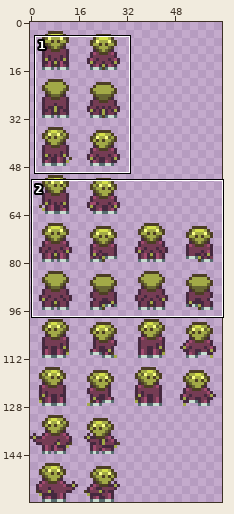
Sprite sheet: characters/Reptiles/Child/base_sprite.png. Above: a wide view before the commit, with the close-up outlined.
Close-up. First the earlier version:
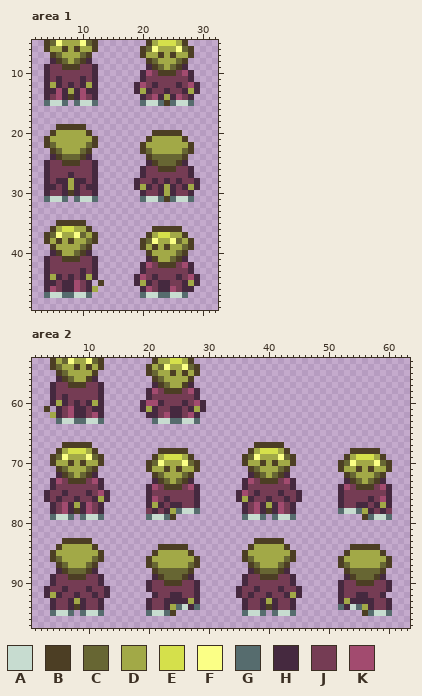
The file is 64x160 pixels. Shown: area 1: x 2..32, y 5..49; area 2: x 1..63, y 53..97. The commit also changed other parts of the picture, which this record leaves out.
Palette (. is transparent): A #c7dcd0  B #4c3e24  C #676633  D #a2a947  E #d5e04b  F #fbff86  G #566c6e  H #45293f  J #753c54  K #a24b6f
And afterwards:
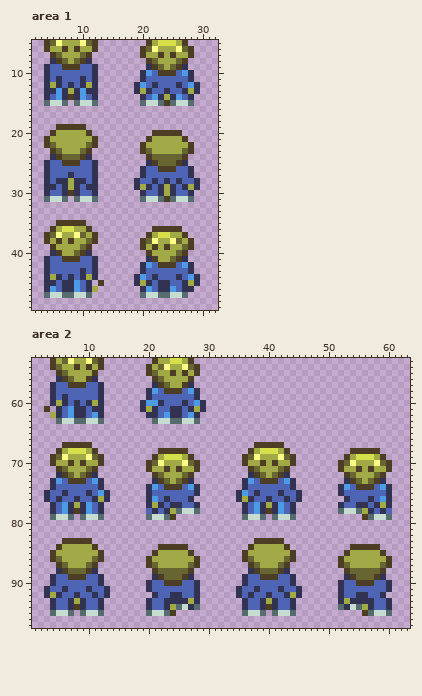
Changes in this commit:
@@ palette @@
-H #45293f
+H #323353
-J #753c54
+J #4d65b4
-K #a24b6f
+K #4d9be6
--- area 2
@@ x 25..55 @@
 75 JJJH......HKJHJJJHJJH......HJJJ
-76 JJJH......HDHJJHJJHJH......HJJJ
+76 JJH.......HDHJJHJJHJH.......HJJ
 77 HJJH.......HJKHDHKJH.......HJJH
